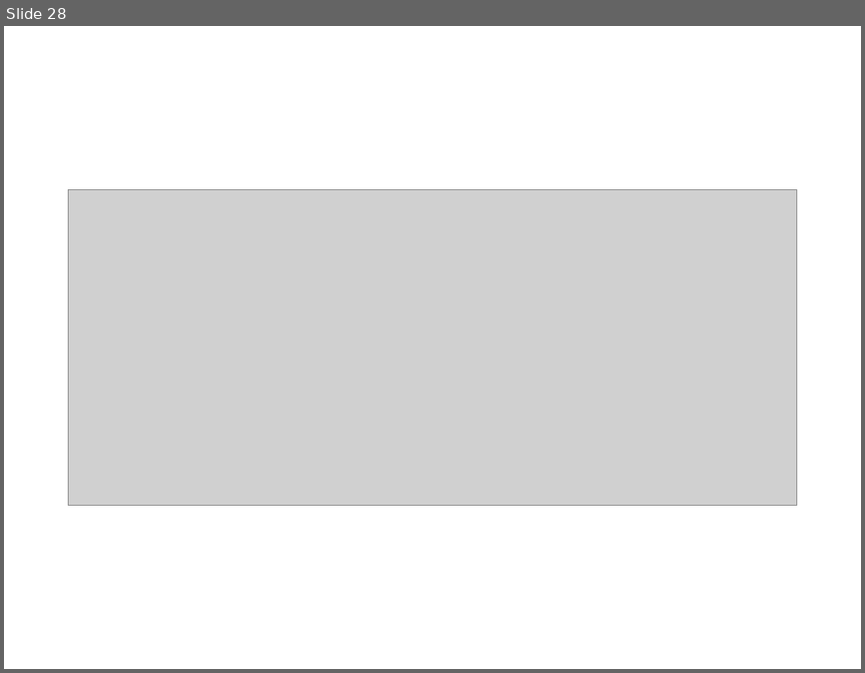
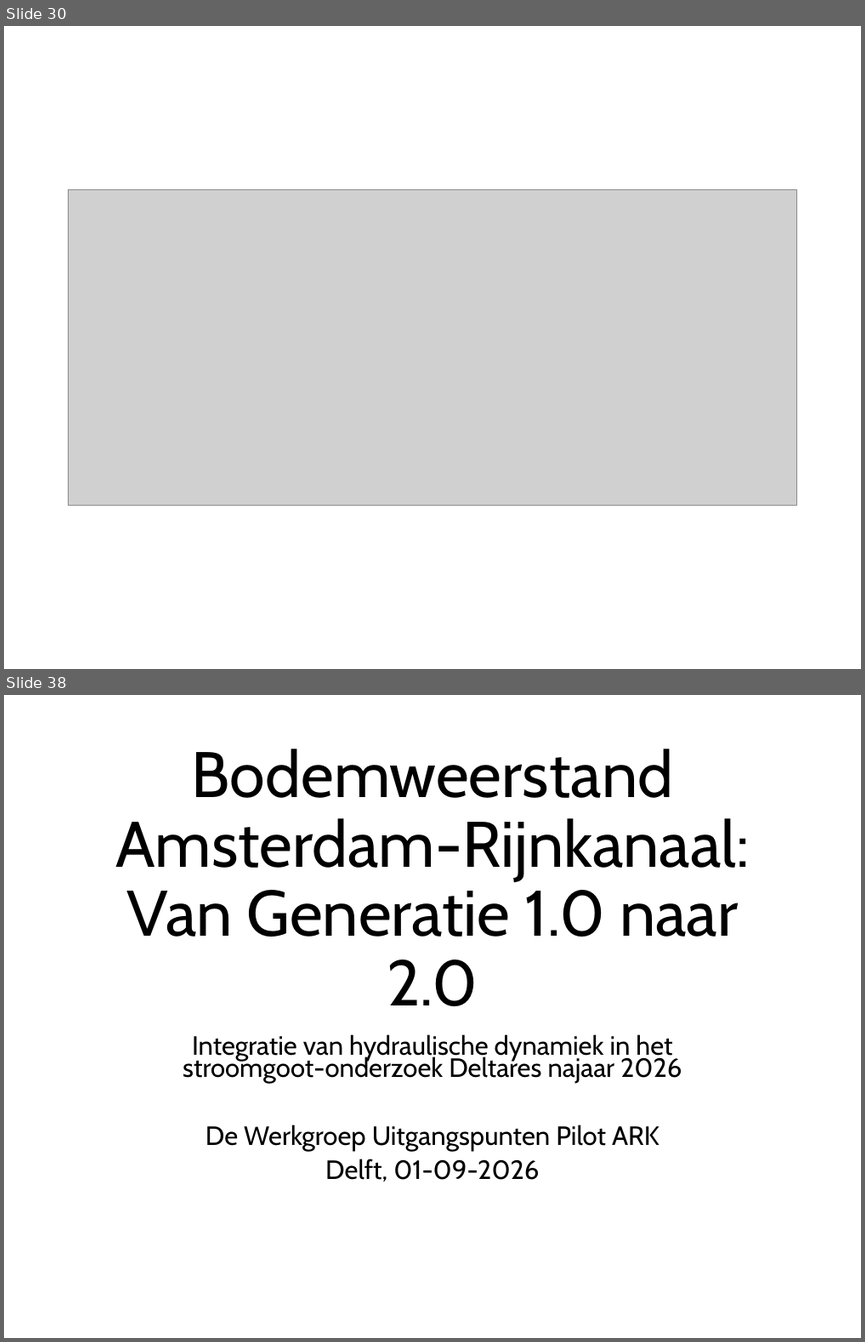
Before and after one commit to Olsthoorn/mf6lab, a slide deck: Projects/ARK_RWS/images/Plaatjes_RWS_ARK.pptx. Shown one above the other, each under a label of ours: slide 28 before the commit, slides 30 and 38 after it; the slides between them are not shown. The pictures are 865x673 and 865x1342 pixels, drawn with LibreOffice and Linux fonts; fonts in the diff are those of the drawing; grey boxes stand for pictures. Boxes give left, top, right and bottom in pixels: in the first picture for what was removed or moved away, otherwise in the second. Text is boxed around its words. In the diff, an @@ line names an element or a change of style, - is before the commit and + after.

```diff
--- a/Projects/ARK_RWS/images/Plaatjes_RWS_ARK.pptx
+++ b/Projects/ARK_RWS/images/Plaatjes_RWS_ARK.pptx
@@ slide 38 added at (4, 695, 861, 1338), background #FFFFFF @@
@@ title added at (115, 818, 749, 1006), 54 pt, text #000000 @@
+Bodemweerstand Amsterdam-Rijnkanaal: Van Generatie 1.0 naar 2.0
@@ subtitle added at (182, 1034, 681, 1181), 22.2 pt, text #000000 @@
+Integratie van hydraulische dynamiek in het stroomgoot-onderzoek Deltares najaar 2026
+De Werkgroep Uitgangspunten Pilot ARK
+Delft, 01-09-2026
@@ what was slide 28 is now slide 30 @@
```
Also in this commit, not shown: 16 other slides added, 28 other files.
